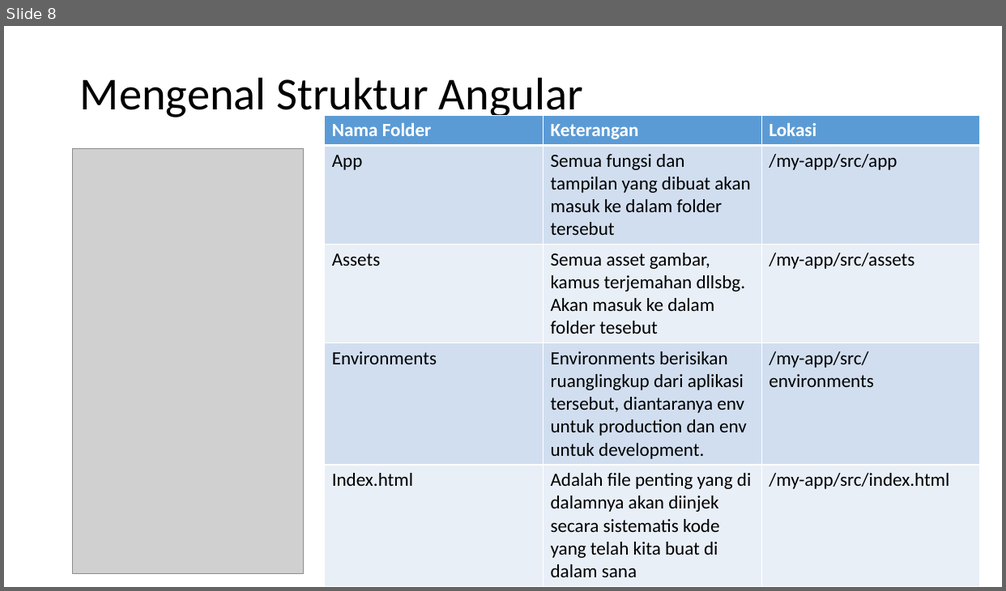
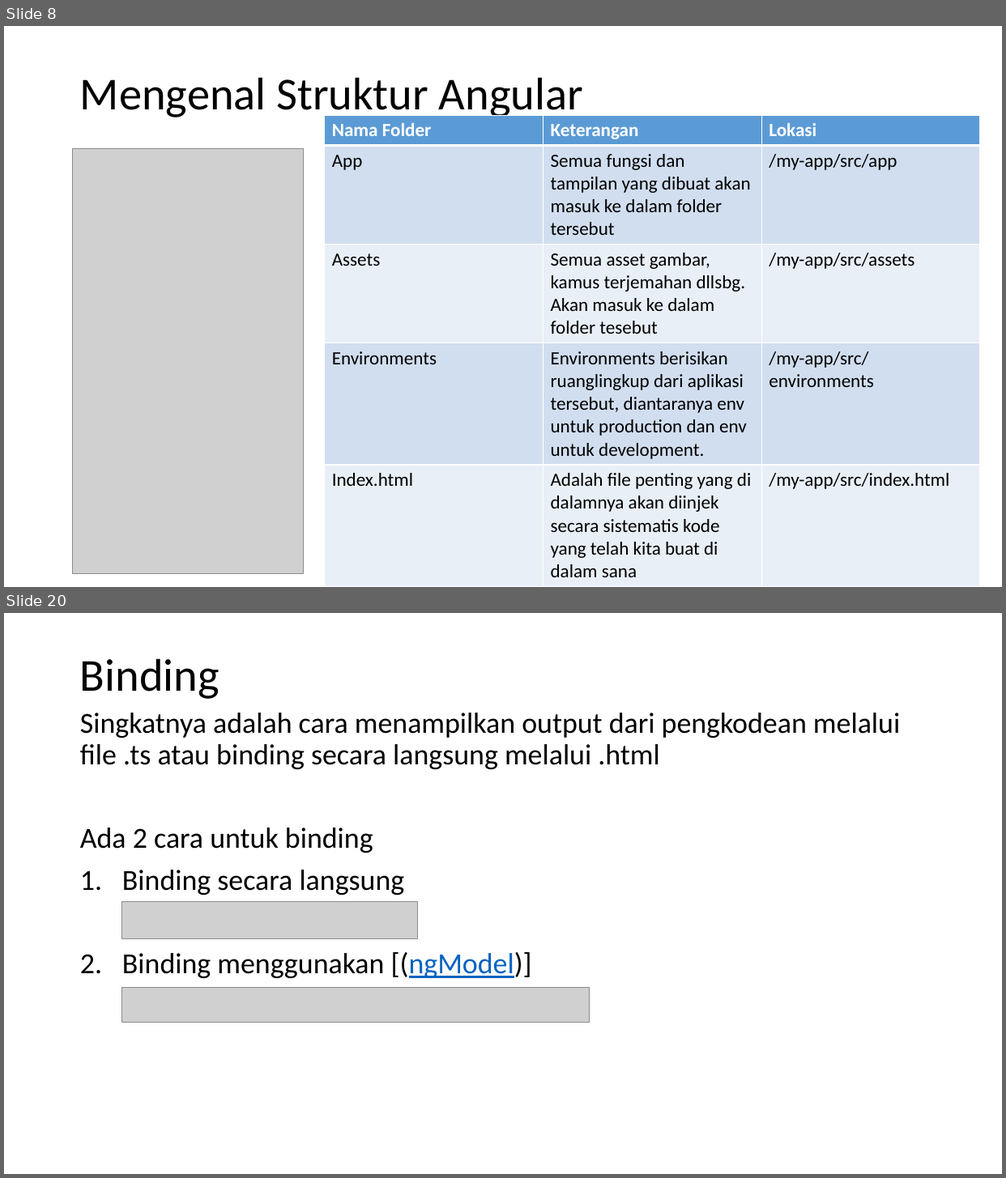
Before and after one commit to alifrazanit/ngodingBareng, a slide deck: Week 6.pptx. Shown one above the other, each under a label of ours: slide 8 before the commit, slides 8 and 20 after it; the slides between them are not shown. The pictures are 1006x591 and 1006x1178 pixels, drawn with LibreOffice and Linux fonts; fonts in the diff are those of the drawing; grey boxes stand for pictures. Boxes give left, top, right and bottom in pixels: in the first picture for what was removed or moved away, otherwise in the second. Text is boxed around its words. In the diff, an @@ line names an element or a change of style, - is before the commit and + after.

```diff
--- a/Week 6.pptx
+++ b/Week 6.pptx
@@ slide 20 added at [4, 613, 1002, 1174], background #FFFFFF @@
@@ title added at [80, 658, 219, 699], 44 pt, text #000000 @@
+Binding
@@ text added at [80, 713, 900, 978], 28 pt, text #000000 @@
+Singkatnya adalah cara menampilkan output dari pengkodean melalui file .ts atau binding secara langsung melalui .html
+Ada 2 cara untuk binding
+1. Binding secara langsung
+2. Binding menggunakan [(ngModel)]
@@ picture added at [121, 902, 417, 939] @@
@@ picture added at [121, 987, 590, 1023] @@
```
Also in this commit, not shown: 16 other slides added, 1 slide removed, 9 other files.
